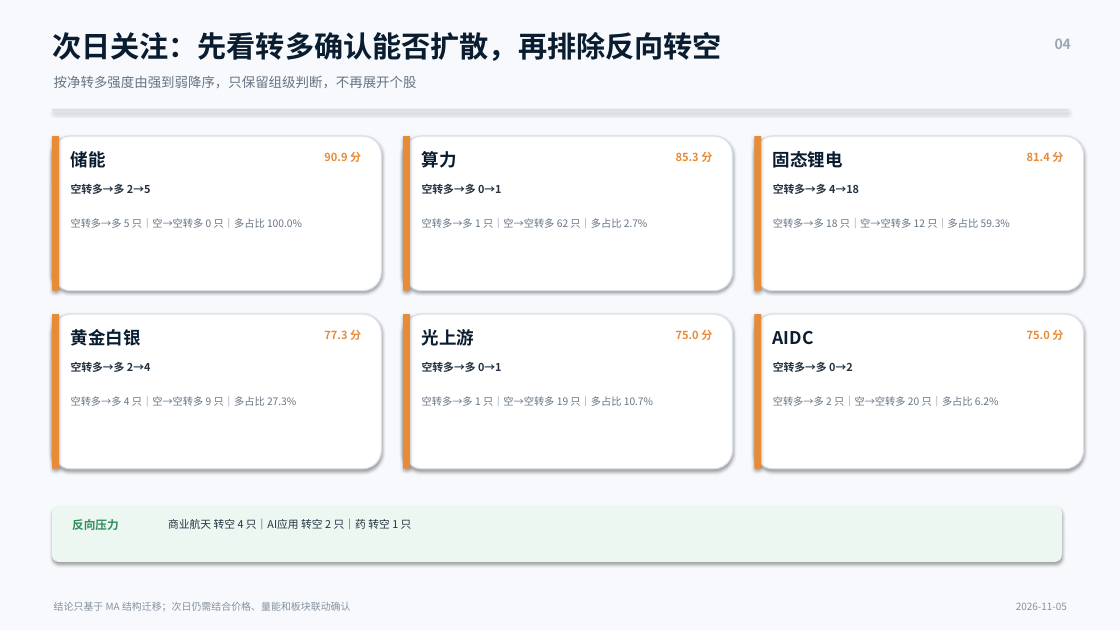
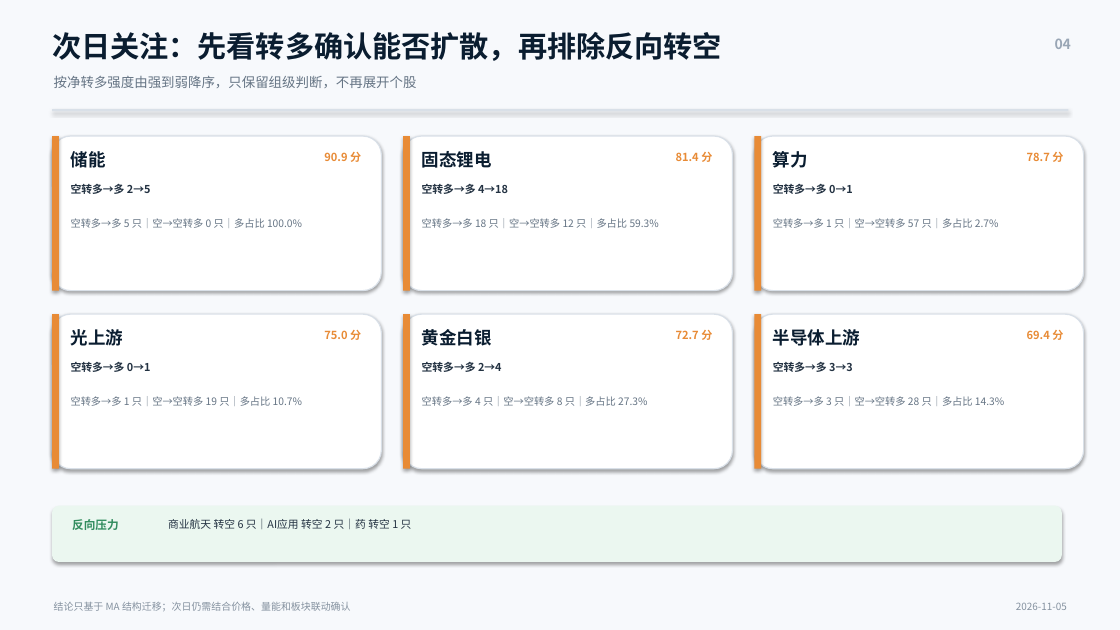
Before and after one commit to nancybhc/a-share-blast-lab, a slide deck: slide 4 of assets/多空阶段简报_2026-11-05.pptx. Drawn at 1120x630 pixels with LibreOffice and Linux fonts; fonts in the diff are those of the drawing. Boxes give left, top, right and bottom in pixels: in the first picture for what was removed or moved away, otherwise in the second. Text is boxed around its words. In the diff, an @@ line names an element or a change of style, - is before the commit and + after.

```diff
--- a/assets/多空阶段简报_2026-11-05.pptx
+++ b/assets/多空阶段简报_2026-11-05.pptx
@@ text at (422, 151, 492, 168): text changed @@
-算力
+固态锂电
@@ text at (676, 152, 712, 162): text changed @@
-85.3 分
+81.4 分
@@ text at (773, 151, 808, 168): text changed @@
-固态锂电
+算力
@@ text at (1027, 152, 1063, 162): text changed @@
-81.4 分
+78.7 分
@@ text at (422, 184, 508, 194): text changed @@
-空转多→多 0→1
+空转多→多 4→18
@@ text at (773, 184, 853, 194): text changed @@
-空转多→多 4→18
+空转多→多 0→1
@@ text at (422, 218, 659, 228): text changed @@
-空转多→多 1 只｜空→空转多 62 只｜多占比 2.7%
+空转多→多 18 只｜空→空转多 12 只｜多占比 59.3%
@@ text at (773, 218, 999, 228): text changed @@
-空转多→多 18 只｜空→空转多 12 只｜多占比 59.3%
+空转多→多 1 只｜空→空转多 57 只｜多占比 2.7%
@@ text at (71, 329, 123, 346): text changed @@
-黄金白银
+光上游
@@ text at (422, 329, 492, 346): text changed @@
-光上游
+黄金白银
@@ text at (773, 329, 860, 346): text changed @@
-AIDC
+半导体上游
@@ text at (324, 330, 361, 340): text changed @@
-77.3 分
+75.0 分
@@ text at (676, 330, 712, 340): text changed @@
-75.0 分
+72.7 分
@@ text at (1027, 330, 1063, 340): text changed @@
-75.0 分
+69.4 分
@@ text at (71, 362, 151, 372): text changed @@
-空转多→多 2→4
+空转多→多 0→1
@@ text at (422, 362, 502, 372): text changed @@
-空转多→多 0→1
+空转多→多 2→4
@@ text at (773, 362, 853, 372): text changed @@
-空转多→多 0→2
+空转多→多 3→3
@@ text at (71, 396, 302, 406): text changed @@
-空转多→多 4 只｜空→空转多 9 只｜多占比 27.3%
+空转多→多 1 只｜空→空转多 19 只｜多占比 10.7%
@@ text at (422, 396, 647, 406): text changed @@
-空转多→多 1 只｜空→空转多 19 只｜多占比 10.7%
+空转多→多 4 只｜空→空转多 8 只｜多占比 27.3%
@@ text at (773, 396, 1004, 406): text changed @@
-空转多→多 2 只｜空→空转多 20 只｜多占比 6.2%
+空转多→多 3 只｜空→空转多 28 只｜多占比 14.3%
```
Also in this commit, not shown: 2 other slides changed, 11 other files.
